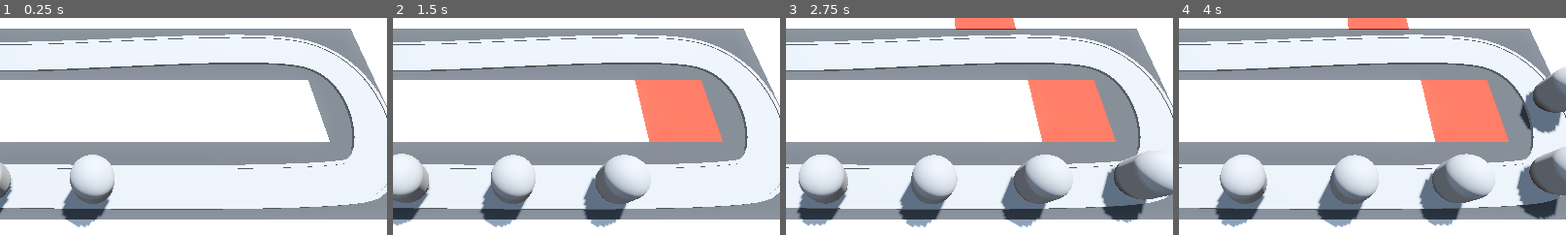
Above: before the commit, frames 1-4 (left to right).
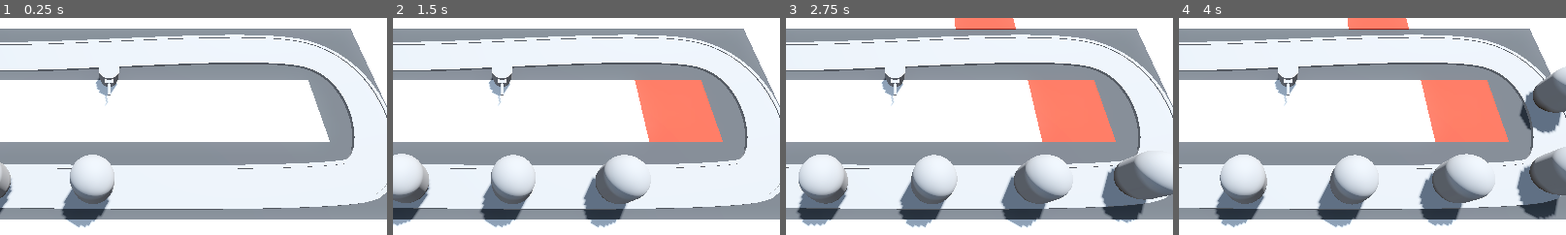
Above: after the commit, the same moments.

Repository: DapperMongoose/BarbarianBlaster
Game: Godot game, scene res://BaseLevel.tscn
The game is run twice, just before and just after one commit, with the same random seed, the same clock (stepped at 60 frames per second) and the same inputs.
Inputs (mouse positions are % of the whole screen's width and height, from its top left):
- Up to frame 1 (0.25 s): no input
- Up to frame 2 (1.5 s): move the mouse to (72, 45) at 0.52 s; press the mouse at (72, 45) at 0.53 s; move the mouse to (30, 55) at 1.27 s; release the mouse at (30, 55) at 1.28 s; click (30, 55) at 1.35 s
- Up to frame 3 (2.75 s): move the mouse to (60, 28) at 2.02 s; press the mouse at (60, 28) at 2.03 s
- Up to frame 4 (4 s): move the mouse to (45, 70) at 2.77 s; release the mouse at (45, 70) at 2.78 s; click (45, 70) at 2.85 s; move the mouse to (80, 65) at 3.52 s; press the mouse at (80, 65) at 3.53 s
The pictures show only the part of the screen within x 36-86%, y 26-76%; the shares and areas given below are measured in that part.

The runs differ from the first frame. In frame 1, 0.6% of the frame differs, in the area x 24-31%, y 22-41%; in frame 2, 0.6%; in frame 3, 0.6%; in frame 4, 0.6%.

Commit message:
completed building towers lesson

Diff:
--- a/BaseLevel.tscn
+++ b/BaseLevel.tscn
@@ -1,9 +1,11 @@
-[gd_scene load_steps=10 format=3 uid="uid://b1kw5c8m32opa"]
+[gd_scene load_steps=12 format=3 uid="uid://b1kw5c8m32opa"]
 
 [ext_resource type="MeshLibrary" uid="uid://mdme5odraldw" path="res://MeshLibraries/SpaceLibrary.tres" id="1_a3dda"]
 [ext_resource type="PackedScene" uid="uid://xrw2ucale6uw" path="res://RayPickerCamera/ray_picker_camera.tscn" id="1_inokh"]
 [ext_resource type="PackedScene" uid="uid://m0oy5ndobo68" path="res://Enemy/enemy.tscn" id="2_8v4dp"]
 [ext_resource type="PackedScene" uid="uid://c5gm5ehuyoruw" path="res://Base/base.tscn" id="3_1v73c"]
+[ext_resource type="Script" path="res://TurretManager.gd" id="5_7wwqd"]
+[ext_resource type="PackedScene" uid="uid://d0fevutngcvvu" path="res://Turret/turret.tscn" id="6_xysai"]
 
 [sub_resource type="ProceduralSkyMaterial" id="ProceduralSkyMaterial_8daac"]
 sky_horizon_color = Color(0.64625, 0.65575, 0.67075, 1)
@@ -116,3 +118,7 @@
 
 [node name="Base" parent="." instance=ExtResource("3_1v73c")]
 transform = Transform3D(1, 0, 0, 0, 1, 0, 0, 0, 1, -10, 0, -6)
+
+[node name="TurretManager" type="Node3D" parent="."]
+script = ExtResource("5_7wwqd")
+turret = ExtResource("6_xysai")
--- /dev/null
+++ b/Turret/turret.tscn
@@ -0,0 +1,36 @@
+[gd_scene load_steps=5 format=3 uid="uid://d0fevutngcvvu"]
+
+[sub_resource type="CylinderMesh" id="CylinderMesh_xdwl5"]
+height = 1.0
+
+[sub_resource type="CylinderMesh" id="CylinderMesh_oqoxp"]
+top_radius = 0.6
+bottom_radius = 0.6
+height = 0.6
+
+[sub_resource type="BoxMesh" id="BoxMesh_og8tg"]
+size = Vector3(0.5, 0.3, 0.3)
+
+[sub_resource type="CylinderMesh" id="CylinderMesh_0nlaq"]
+top_radius = 0.1
+bottom_radius = 0.1
+height = 1.0
+
+[node name="Turret" type="Node3D"]
+
+[node name="TurretBase" type="MeshInstance3D" parent="."]
+transform = Transform3D(1, 0, 0, 0, 1, 0, 0, 0, 1, 0, 0.5, 0)
+mesh = SubResource("CylinderMesh_xdwl5")
+
+[node name="TurretTop" type="MeshInstance3D" parent="TurretBase"]
+transform = Transform3D(1, 0, 0, 0, 1, 0, 0, 0, 1, 0, 0.3, 0)
+mesh = SubResource("CylinderMesh_oqoxp")
+
+[node name="Visor" type="MeshInstance3D" parent="TurretBase/TurretTop"]
+transform = Transform3D(1, 0, 0, 0, 1, 0, 0, 0, 1, 0, 0, 0.65)
+mesh = SubResource("BoxMesh_og8tg")
+
+[node name="Barrel" type="MeshInstance3D" parent="TurretBase/TurretTop/Visor"]
+transform = Transform3D(1, 0, 0, 0, -4.37114e-08, -1, 0, 1, -4.37114e-08, 0, 0, 0.35)
+mesh = SubResource("CylinderMesh_0nlaq")
+skeleton = NodePath("../..")
--- /dev/null
+++ b/TurretManager.gd
@@ -0,0 +1,8 @@
+extends Node3D
+
+@export var turret: PackedScene
+
+# Called when the node enters the scene tree for the first time.
+func _ready() -> void:
+	var new_turret = turret.instantiate()
+	add_child(new_turret)
